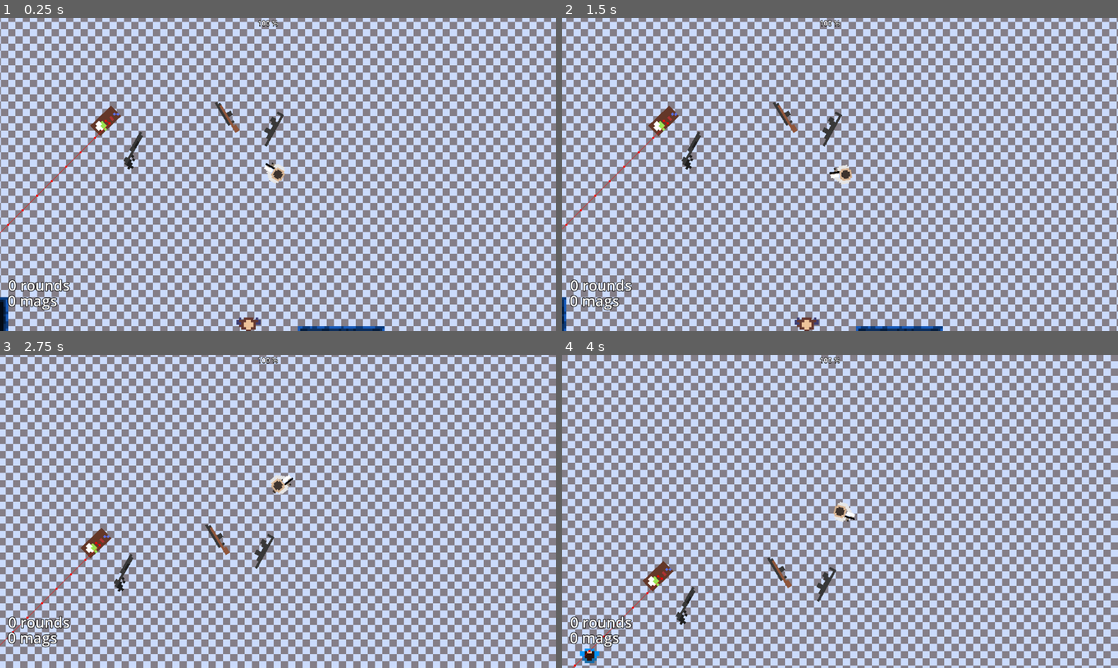
Above: before the commit, frames 1-4 (two rows, left to right).
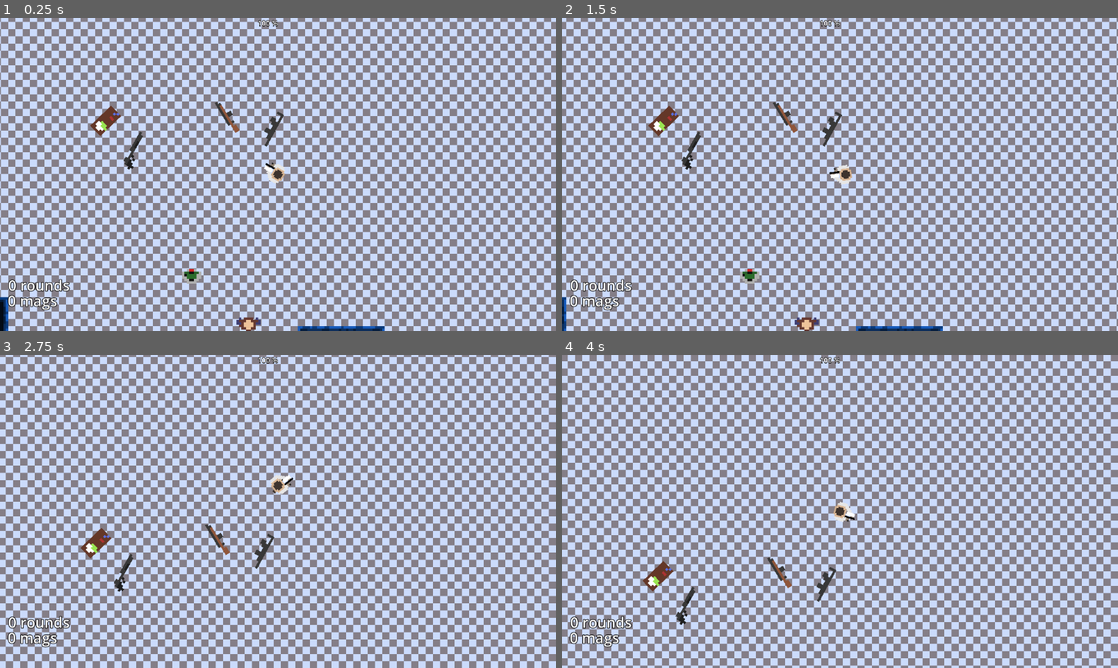
Above: after the commit, the same moments.

Repository: simplyuyu5/morimiya-like
Game: Godot game, scene res://scenes/test_scene.tscn
The game is run twice, just before and just after one commit, with the same random seed, the same clock (stepped at 60 frames per second) and the same inputs. The project has no main scene, so this scene is started directly.
Inputs (mouse positions are in pixels of both pictures, inside the frame that each line leads up to):
- Up to frame 1 (0.25 s): no input
- Up to frame 2 (1.5 s): tap Enter at 0.5 s; move the mouse to (962, 158) at 0.52 s; tap A (a) at 0.6 s; tap D (d) at 0.8, 1.35 s; move the mouse to (728, 190) at 1.27 s
- Up to frame 3 (2.75 s): tap W (moving) at 1.55 s; move the mouse to (333, 442) at 2.02 s; hold W (moving) from 2.03 s (still down); tap P (p) at 2.3 s
- Up to frame 4 (4 s): move the mouse to (812, 574) at 2.77 s; release W (moving) at 2.78 s; tap P (p) at 2.85 s; tap Q (q) at 3.05, 3.6 s; move the mouse to (1006, 558) at 3.52 s; tap R (r) at 3.8 s

The runs differ from the first frame. In frame 1, 0.2% of the frame differs, in the area x 0-37%, y 32-85%; in frame 2, 0.2%, in the area x 0-36%, y 32-85%; in frame 3, less than 0.1%; in frame 4, 0.2%.
Error in both runs: Invalid access to property or key 'current' on a base object of type 'Node (weapons.gd)'. (res://scripts/character_body_2d.gd:112)

Commit message:
0.17
trying to make npcs

Diff:
--- /dev/null
+++ b/scenes/npc/coward.tscn
@@ -0,0 +1,105 @@
+[gd_scene load_steps=14 format=3 uid="uid://dy50sx76ijfi4"]
+
+[ext_resource type="Script" uid="uid://c2me1tlf88evi" path="res://scenes/runner_body.gd" id="1_jdofe"]
+[ext_resource type="Script" uid="uid://b6f3f5njnsnx6" path="res://scenes/runner.gd" id="2_2ayc0"]
+[ext_resource type="Texture2D" uid="uid://dobf1uhek57hj" path="res://images/living/corpses/dead-01.png" id="3_w41f0"]
+[ext_resource type="Texture2D" uid="uid://3v45xq2out8" path="res://images/living/corpses/dead-02.png" id="3_wfnhi"]
+[ext_resource type="Texture2D" uid="uid://5r3jknl314v6" path="res://images/living/npc-02.png" id="4_gm86a"]
+[ext_resource type="Texture2D" uid="uid://degybtofviknl" path="res://images/living/corpses/dead-03.png" id="5_fqlco"]
+[ext_resource type="Texture2D" uid="uid://bjem2g437f1ub" path="res://images/living/corpses/dead-04.png" id="6_x4ijk"]
+[ext_resource type="Texture2D" uid="uid://c6qcwyyd1rjbd" path="res://images/living/npc-01.png" id="7_a8yt0"]
+[ext_resource type="Texture2D" uid="uid://5dtal3bbveej" path="res://images/living/npc-03.png" id="9_t6vd6"]
+[ext_resource type="Texture2D" uid="uid://dmdm8e0fpabe2" path="res://images/living/npc-04.png" id="10_nrcgl"]
+
+[sub_resource type="CapsuleShape2D" id="CapsuleShape2D_u0xbq"]
+radius = 2.9999998
+height = 8.4
+
+[sub_resource type="SpriteFrames" id="SpriteFrames_ntc4i"]
+animations = [{
+"frames": [{
+"duration": 1.0,
+"texture": ExtResource("3_w41f0")
+}, {
+"duration": 1.0,
+"texture": ExtResource("3_wfnhi")
+}, {
+"duration": 1.0,
+"texture": ExtResource("5_fqlco")
+}, {
+"duration": 1.0,
+"texture": ExtResource("6_x4ijk")
+}],
+"loop": true,
+"name": &"dead",
+"speed": 5.0
+}]
+
+[sub_resource type="SpriteFrames" id="SpriteFrames_gthg3"]
+animations = [{
+"frames": [{
+"duration": 1.0,
+"texture": ExtResource("7_a8yt0")
+}, {
+"duration": 1.0,
+"texture": ExtResource("4_gm86a")
+}, {
+"duration": 1.0,
+"texture": ExtResource("9_t6vd6")
+}, {
+"duration": 1.0,
+"texture": ExtResource("10_nrcgl")
+}],
+"loop": true,
+"name": &"bodies",
+"speed": 5.0
+}]
+
+[node name="coward" type="CharacterBody2D"]
+scale = Vector2(5, 5)
+script = ExtResource("1_jdofe")
+state = 2
+
+[node name="NavigationAgent2D" type="NavigationAgent2D" parent="."]
+path_desired_distance = 3.0
+target_desired_distance = 3.0
+navigation_layers = 128
+path_postprocessing = 1
+debug_enabled = true
+
+[node name="CollisionShape2D" type="CollisionShape2D" parent="."]
+position = Vector2(6.9277927e-15, 1.8)
+rotation = 1.5707964
+shape = SubResource("CapsuleShape2D_u0xbq")
+metadata/_edit_lock_ = true
+
+[node name="Area2D" type="Area2D" parent="." groups=["living"]]
+script = ExtResource("2_2ayc0")
+
+[node name="CollisionShape2D2" type="CollisionShape2D" parent="Area2D"]
+position = Vector2(0, 1.8000011)
+rotation = 1.5707964
+scale = Vector2(0.99999994, 0.99999994)
+shape = SubResource("CapsuleShape2D_u0xbq")
+metadata/_edit_lock_ = true
+
+[node name="dead" type="AnimatedSprite2D" parent="Area2D"]
+visible = false
+scale = Vector2(0.99999976, 0.99999976)
+sprite_frames = SubResource("SpriteFrames_ntc4i")
+animation = &"dead"
+frame = 2
+metadata/_edit_lock_ = true
+
+[node name="alive" type="AnimatedSprite2D" parent="Area2D"]
+scale = Vector2(0.99999976, 0.99999976)
+sprite_frames = SubResource("SpriteFrames_gthg3")
+animation = &"bodies"
+frame = 2
+metadata/_edit_lock_ = true
+
+[node name="Timer" type="Timer" parent="."]
+wait_time = 0.4
+autostart = true
+
+[connection signal="timeout" from="Timer" to="." method="_on_timer_timeout"]
--- /dev/null
+++ b/scenes/npc/runner.tscn
@@ -0,0 +1,76 @@
+[gd_scene load_steps=7 format=3 uid="uid://dpmxu45hbr6wn"]
+
+[ext_resource type="Script" uid="uid://b6f3f5njnsnx6" path="res://scenes/runner.gd" id="2_a6sfn"]
+[ext_resource type="Texture2D" uid="uid://5r3jknl314v6" path="res://images/living/npc-02.png" id="3_ouwii"]
+[ext_resource type="Texture2D" uid="uid://3v45xq2out8" path="res://images/living/corpses/dead-02.png" id="4_1ty2h"]
+
+[sub_resource type="CapsuleShape2D" id="CapsuleShape2D_u0xbq"]
+radius = 2.9999998
+height = 8.4
+
+[sub_resource type="SpriteFrames" id="SpriteFrames_ntc4i"]
+animations = [{
+"frames": [{
+"duration": 1.0,
+"texture": ExtResource("4_1ty2h")
+}],
+"loop": true,
+"name": &"dead",
+"speed": 5.0
+}]
+
+[sub_resource type="SpriteFrames" id="SpriteFrames_gthg3"]
+animations = [{
+"frames": [{
+"duration": 1.0,
+"texture": ExtResource("3_ouwii")
+}],
+"loop": true,
+"name": &"bodies",
+"speed": 5.0
+}]
+
+[node name="runner" type="CharacterBody2D"]
+scale = Vector2(5, 5)
+
+[node name="NavigationAgent2D" type="NavigationAgent2D" parent="."]
+path_desired_distance = 3.0
+target_desired_distance = 3.0
+navigation_layers = 128
+path_postprocessing = 1
+debug_enabled = true
+
+[node name="CollisionShape2D" type="CollisionShape2D" parent="."]
+position = Vector2(6.9277927e-15, 1.8)
+rotation = 1.5707964
+shape = SubResource("CapsuleShape2D_u0xbq")
+metadata/_edit_lock_ = true
+
+[node name="Area2D" type="Area2D" parent="." groups=["living"]]
+script = ExtResource("2_a6sfn")
+
+[node name="CollisionShape2D2" type="CollisionShape2D" parent="Area2D"]
+position = Vector2(0, 1.8000011)
+rotation = 1.5707964
+scale = Vector2(0.99999994, 0.99999994)
+shape = SubResource("CapsuleShape2D_u0xbq")
+metadata/_edit_lock_ = true
+
+[node name="dead" type="AnimatedSprite2D" parent="Area2D"]
+visible = false
+scale = Vector2(0.99999976, 0.99999976)
+sprite_frames = SubResource("SpriteFrames_ntc4i")
+animation = &"dead"
+metadata/_edit_lock_ = true
+
+[node name="alive" type="AnimatedSprite2D" parent="Area2D"]
+scale = Vector2(0.99999976, 0.99999976)
+sprite_frames = SubResource("SpriteFrames_gthg3")
+animation = &"bodies"
+metadata/_edit_lock_ = true
+
+[node name="Timer" type="Timer" parent="."]
+wait_time = 0.4
+autostart = true
+
+[connection signal="timeout" from="Timer" to="." method="_on_timer_timeout"]
--- a/scenes/runner_body.gd
+++ b/scenes/runner_body.gd
@@ -1,30 +1,46 @@
 extends CharacterBody2D
 @onready var agent = $NavigationAgent2D
-@export var goal :Node = null
+var goal= null
 @onready var help = $Area2D
 @onready var my_time = $Timer
+@export var state = states_coward.CALM
+
+enum states_coward {
+	PANIC,
+	CALM,
+	WANDER,
+	HERO
+}
 
 var speed = 100
 
-func _ready() -> void:
-	my_time.start()
-	agent.target_position = goal.global_position
+#func _ready() -> void:
+	#
+	#my_time.start()
+	#agent.target_position = goal.global_position
 
 func _process(_delta: float) -> void:
 	var nav_point_dir = to_local(agent.get_next_path_position()).normalized()
 	velocity = nav_point_dir * (help.hp)
 	move_and_slide()
 
+	states()
 	#walk()
 
-#func walk():
-	#if agent.is_target_reached():
-		#var nav_point_dir = to_local(agent.get_next_path_position()).normalized()
-		#velocity = nav_point_dir# * speed * (help.hp/10)
-		#move_and_slide()
+
+func walk():
+	pass
+
+func states():
 
 
-func _on_timer_timeout():
-	if agent.target_position != goal.global_position:
-		agent.target_position = goal.global_position
-	my_time.start()
+	if state == states_coward.CALM:
+		my_time.start(1)
+	if state == states_coward.WANDER:
+		goal = to_global(Vector2(randi_range(-20,20),randi_range(-20,20)))
+
+
+#func _on_timer_timeout():
+	#if agent.target_position != goal.global_position:
+		#agent.target_position = goal.global_position
+	#my_time.start()
--- a/scenes/test_scene.tscn
+++ b/scenes/test_scene.tscn
@@ -1,10 +1,11 @@
-[gd_scene load_steps=10 format=4 uid="uid://b8pq6pahbknth"]
+[gd_scene load_steps=11 format=4 uid="uid://b8pq6pahbknth"]
 
 [ext_resource type="PackedScene" uid="uid://bo86t75r1cf3t" path="res://scenes/maps/map_test.tscn" id="1_qjeyg"]
 [ext_resource type="PackedScene" uid="uid://drv1wy547paas" path="res://scenes/pickups/ar15.tscn" id="2_7ddre"]
 [ext_resource type="PackedScene" uid="uid://blhcllsye5ckw" path="res://scenes/player.tscn" id="2_ia1lp"]
 [ext_resource type="PackedScene" uid="uid://db2nddnxop73g" path="res://scenes/npc/dummy.tscn" id="3_nd71p"]
-[ext_resource type="PackedScene" uid="uid://dpmxu45hbr6wn" path="res://scenes/runner.tscn" id="8_h3xc6"]
+[ext_resource type="PackedScene" uid="uid://dy50sx76ijfi4" path="res://scenes/npc/coward.tscn" id="7_s36qc"]
+[ext_resource type="PackedScene" uid="uid://dpmxu45hbr6wn" path="res://scenes/npc/runner.tscn" id="8_h3xc6"]
 [ext_resource type="PackedScene" uid="uid://d1ofcoh2hnwxh" path="res://scenes/pickups/m14.tscn" id="8_rnaij"]
 [ext_resource type="Script" uid="uid://clymhc0r4g4qm" path="res://scenes/node.gd" id="9_6qxox"]
 [ext_resource type="PackedScene" uid="uid://cp2vtqlgwslfu" path="res://scenes/pickups/m500.tscn" id="9_h3xc6"]
@@ -40,13 +41,15 @@
 [node name="npc_manager" type="Node" parent="."]
 script = ExtResource("9_6qxox")
 
-[node name="runner" parent="npc_manager" node_paths=PackedStringArray("goal") instance=ExtResource("8_h3xc6")]
+[node name="runner" parent="npc_manager" instance=ExtResource("8_h3xc6")]
 position = Vector2(-566.9999, 214.00005)
 disable_mode = 2
 motion_mode = 1
 up_direction = Vector2(0, 1)
 slide_on_ceiling = false
-goal = NodePath("../../TileMapLayer/StaticBody2D")
+
+[node name="coward" parent="npc_manager" instance=ExtResource("7_s36qc")]
+position = Vector2(80, 187)
 
 [node name="pickup_ar" parent="." instance=ExtResource("2_7ddre")]
 position = Vector2(247, -108)
Binary file changed: images/living/corpses/dead-01.png
Binary file added: images/living/corpses/dead-03.png
Not shown, added: images/living/corpses/dead-03.png.import
Binary file added: images/living/corpses/dead-04.png
Not shown, added: images/living/corpses/dead-04.png.import
Binary file added: images/living/npc-03.png
Not shown, added: images/living/npc-03.png.import
Binary file added: images/living/npc-04.png
Not shown, added: images/living/npc-04.png.import
